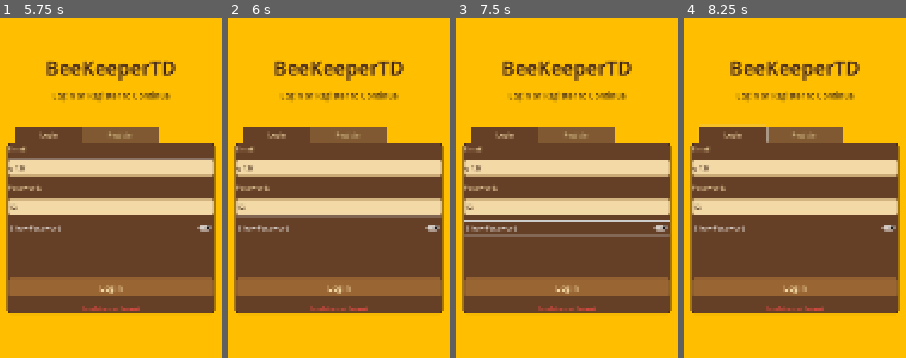
Above: before the commit, frames 1-4 (left to right).
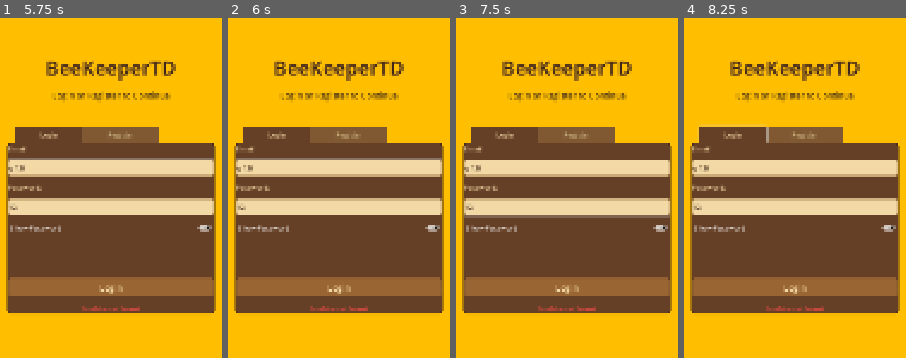
Above: after the commit, the same moments.

Repository: yagrima/bee-keeper-td
Game: Godot game, scene res://scenes/auth/AuthScreen.tscn
The game is run twice, just before and just after one commit, with the same random seed, the same clock (stepped at 60 frames per second) and the same inputs.
Inputs (mouse positions are in pixels of both pictures, inside the frame that each line leads up to):
- Up to frame 1 (5.75 s): click (111, 167) at 0.52 s; type "12" at 0.6 s; click (111, 208) at 0.75 s; type "12" at 0.83 s; click "Show Password" at 1.25 s; click "Login" at 2 s; tap Enter at 2.75, 4.25 s; move the mouse to (outside the picture) at 2.77 s; hold Right (ui_right) 2.78-3.53 s; tap T at 2.85 s; click (outside the picture) at 2.92 s; tap Space at 3.02, 3.5, 3.77, 5, 5.27 s; move the mouse to (outside the picture) at 3.52 s; hold Down (ui_down) 3.53-4.28 s; tap P at 3.6 s; move the mouse to (190, 86) at 4.27 s; hold Right (ui_right) 4.28-5.03 s; tap F at 4.35 s; move the mouse to (71, 273) at 5.02 s; hold Up (ui_up) from 5.03 s (still down); tap Q at 5.1 s; click (71, 273) at 5.17 s
- Up to frame 2 (6 s): tap Enter at 5.75 s; move the mouse to (outside the picture) at 5.77 s; release Up (ui_up) at 5.78 s; hold Left (ui_left) from 5.78 s (still down); tap E at 5.85 s
- Up to frame 3 (7.5 s): tap Space at 6.02, 6.5, 6.77 s; move the mouse to (outside the picture) at 6.52 s; tap R at 6.6 s; move the mouse to (606, 184) at 7.27 s; release Left (ui_left) at 7.28 s; hold Down (ui_down) from 7.28 s (still down); tap T at 7.35 s; click (606, 184) at 7.42 s
- Up to frame 4 (8.25 s): move the mouse to (outside the picture) at 8.02 s; release Down (ui_down) at 8.03 s; hold Right (ui_right) from 8.03 s (still down); tap P at 8.1 s

Frame 1 is identical in both runs. In frame 2, 1.4% of the frame differs, in the area x 3-97%, y 41-59%; in frame 3, 2.2%, in the area x 3-97%, y 57-65%; in frame 4, nothing differs.

Commit message:
fix: resolve web build input blocking and CSP issues
THREE CRITICAL FIXES:

1. CSP: Added 'unsafe-eval' for JavaScriptBridge and blob: for images
   - Fixes: EvalError refusing to evaluate strings
   - Fixes: Image loading from blob URLs

2. AuthScreen: Disabled text_submitted signal handlers
   - Root cause: grab_focus() calls disrupt web input pipeline
   - Documented in: MD-Files/SOLUTION_WEB_BUILD_CLICKABILITY.md
   - Symptoms: Input fields unresponsive, cannot type

3. Rebuilt web export with fixes

Tested: Input now works in web build

Co-authored-by: factory-droid[bot] <138933559+factory-droid[bot]@users.noreply.github.com>

Diff:
--- a/scripts/AuthScreen.gd
+++ b/scripts/AuthScreen.gd
@@ -37,15 +37,17 @@
 	login_show_password.toggled.connect(_on_login_show_password_toggled)
 	register_show_password.toggled.connect(_on_register_show_password_toggled)
 
+	# ⚠️ DISABLED: text_submitted signals cause input blocking in Web builds
+	# See: MD-Files/SOLUTION_WEB_BUILD_CLICKABILITY.md
 	# Connect Enter key handling for login
-	login_email.text_submitted.connect(_on_login_email_submitted)
-	login_password.text_submitted.connect(_on_login_password_submitted)
+	#login_email.text_submitted.connect(_on_login_email_submitted)
+	#login_password.text_submitted.connect(_on_login_password_submitted)
 
 	# Connect Enter key handling for register
-	register_username.text_submitted.connect(_on_register_username_submitted)
-	register_email.text_submitted.connect(_on_register_email_submitted)
-	register_password.text_submitted.connect(_on_register_password_submitted)
-	register_password_confirm.text_submitted.connect(_on_register_password_confirm_submitted)
+	#register_username.text_submitted.connect(_on_register_username_submitted)
+	#register_email.text_submitted.connect(_on_register_email_submitted)
+	#register_password.text_submitted.connect(_on_register_password_submitted)
+	#register_password_confirm.text_submitted.connect(_on_register_password_confirm_submitted)
 
 	# Connect password strength indicator
 	register_password.text_changed.connect(_on_password_changed)
Not shown, changed: builds/web/index.html
Not shown, changed: builds/web/index.pck
Not shown, changed: netlify.toml
